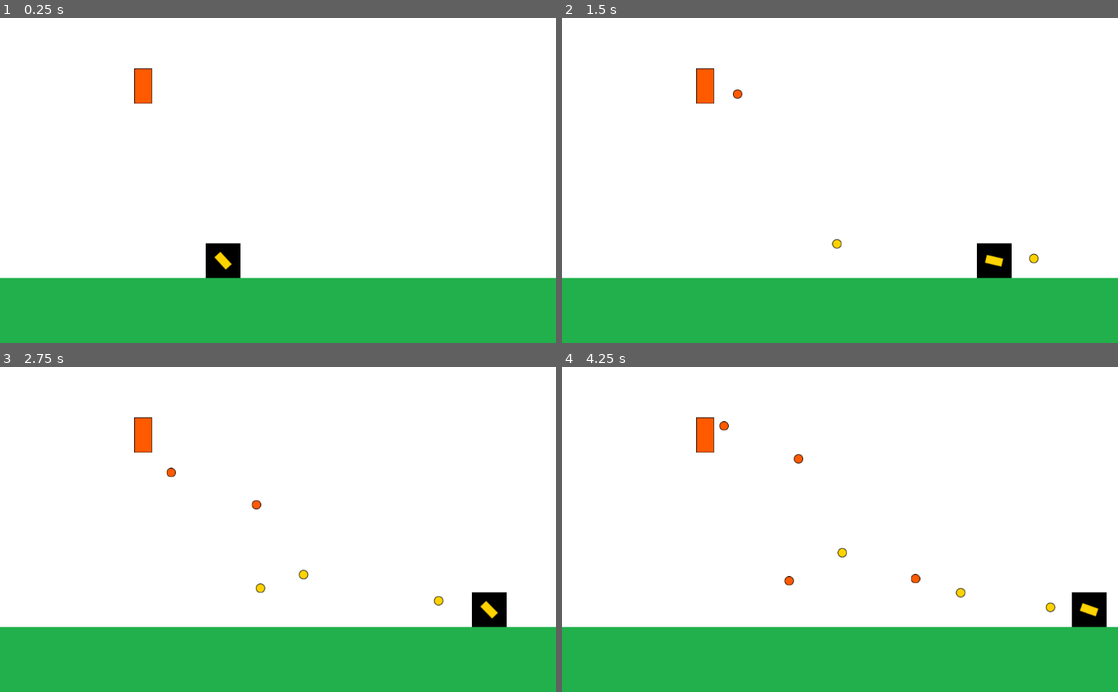
Above: before the commit, frames 1-4 (two rows, left to right).
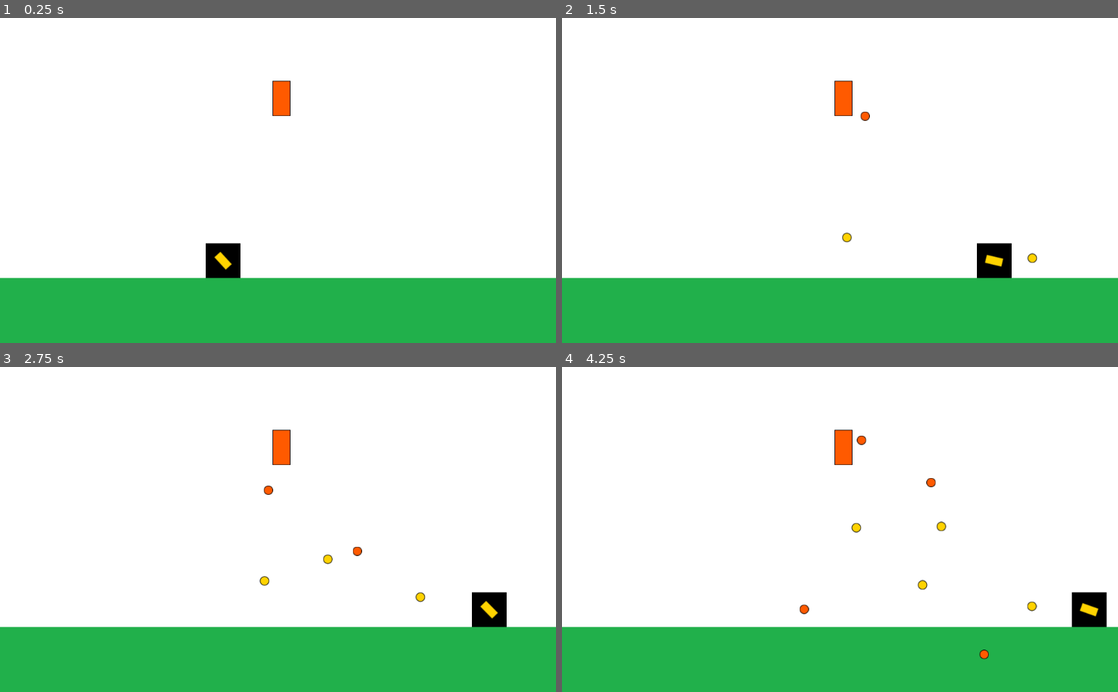
Above: after the commit, the same moments.

Repository: Pestigirioso/entregas-ipv-pineyro-uriel
Game: Godot game, scene res://assets/scenes/Main.tscn
The game is run twice, just before and just after one commit, with the same random seed, the same clock (stepped at 60 frames per second) and the same inputs.
Inputs (mouse positions are in pixels of both pictures, inside the frame that each line leads up to):
- Up to frame 1 (0.25 s): no input
- Up to frame 2 (1.5 s): tap Enter at 0.5 s; move the mouse to (962, 164) at 0.52 s; hold D (move_right) 0.53-1.28 s; click (962, 164) at 0.6 s; move the mouse to (728, 196) at 1.27 s; hold A (move_left) from 1.28 s (still down); click (728, 196) at 1.35 s
- Up to frame 3 (2.75 s): move the mouse to (333, 458) at 2.02 s; release A (move_left) at 2.03 s; hold D (move_right) from 2.03 s (still down); click (333, 458) at 2.1 s
- Up to frame 4 (4.25 s): move the mouse to (812, 594) at 2.77 s; click (812, 594) at 2.85 s; move the mouse to (1006, 578) at 3.52 s; release D (move_right) at 3.53 s; hold A (move_left) from 3.53 s (still down); click (1006, 578) at 3.6 s

The runs differ from the first frame. In frame 1, 0.7% of the frame differs, in the area x 24-53%, y 15-31%; in frame 2, 0.9%; in frame 3, 1.2%; in frame 4, 1.4%, in the area x 24-89%, y 15-90%.

Commit message:
Added bonus: bullets dissapear when outside the screen

Diff:
--- a/entrega-2-pineyro-uriel/assets/scenes/AbstractProjectile.tscn
+++ b/entrega-2-pineyro-uriel/assets/scenes/AbstractProjectile.tscn
@@ -5,7 +5,6 @@
 [node name="Projectile" type="Sprite"]
 script = ExtResource( 1 )
 
-[node name="Timer" type="Timer" parent="."]
-one_shot = true
+[node name="VisibilityNotifier2D" type="VisibilityNotifier2D" parent="."]
 
-[connection signal="timeout" from="Timer" to="." method="_on_Timer_timeout"]
+[connection signal="screen_exited" from="VisibilityNotifier2D" to="." method="_on_VisibilityNotifier2D_screen_exited"]
--- a/entrega-2-pineyro-uriel/assets/scenes/Main.tscn
+++ b/entrega-2-pineyro-uriel/assets/scenes/Main.tscn
@@ -34,5 +34,5 @@
 position = Vector2( 410.83, 448.099 )
 
 [node name="Turret" parent="." instance=ExtResource( 5 )]
-position = Vector2( 263.702, 125.858 )
+position = Vector2( 518.494, 148.651 )
 projectile_scene = ExtResource( 6 )
--- a/entrega-2-pineyro-uriel/assets/scenes/Projectile.tscn
+++ b/entrega-2-pineyro-uriel/assets/scenes/Projectile.tscn
@@ -5,6 +5,4 @@
 
 [node name="Projectile" instance=ExtResource( 1 )]
 texture = ExtResource( 2 )
-
-[node name="Timer" parent="." index="0"]
-wait_time = 3.0
+speed = 75.0
--- a/entrega-2-pineyro-uriel/assets/scenes/TurretProjectile.tscn
+++ b/entrega-2-pineyro-uriel/assets/scenes/TurretProjectile.tscn
@@ -6,6 +6,3 @@
 [node name="TurretProjectile" instance=ExtResource( 2 )]
 texture = ExtResource( 1 )
 speed = 150.0
-
-[node name="Timer" parent="." index="0"]
-wait_time = 6.0
--- a/entrega-2-pineyro-uriel/assets/scripts/AbstractProjectile.gd
+++ b/entrega-2-pineyro-uriel/assets/scripts/AbstractProjectile.gd
@@ -12,12 +12,10 @@
 func set_starting_values(starting_position:Vector2, direction:Vector2):
 	global_position = starting_position
 	self.direction = direction
-	$Timer.start()
 	set_physics_process(true)
 
 func _physics_process(delta):
 	position += direction*speed*delta
 
-
-func _on_Timer_timeout():
+func _on_VisibilityNotifier2D_screen_exited():
 	emit_signal("delete_requested", self)
--- a/entrega-2-pineyro-uriel/assets/scripts/Cannon.gd
+++ b/entrega-2-pineyro-uriel/assets/scripts/Cannon.gd
@@ -2,7 +2,7 @@
 
 onready var fire_position: Position2D = $FirePosition
 
-export var projectile_scene: PackedScene
+export (PackedScene) var projectile_scene: PackedScene
 
 var projectile_container: Node
 
--- a/entrega-2-pineyro-uriel/assets/scripts/Main.gd
+++ b/entrega-2-pineyro-uriel/assets/scripts/Main.gd
@@ -1,4 +1,6 @@
 extends Node
+
+export (int) var enemy_quantity: int = 3
 
 func _ready():
 	$Player.set_projectile_container(self)
